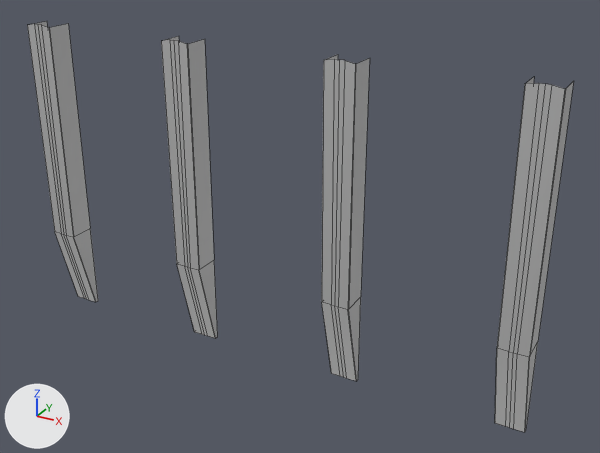
Renders of the FBX model Assets/SM_WM_ArchEnds.fbx from each side of a commit.
Camera for both pictures: a 50 mm camera at (39.7, 22.3, 117.7) aimed at (-5.2, 104.0, 76.9). The lights are fixed; the arrows at lower left show +X, +Y and +Z. Mesh edges are drawn as thin lines. Where no turn or scale is listed for an object, it has been applied to the vertices.

Script lines for the objects in view, before the commit:
```python
me_mesh = bpy.data.meshes.new('Mesh')
me_mesh.from_pydata(...)  # 120 vertices, 64 faces; spans x -34.1..34.1, y -1.7..1.7, z -20.6..20.6
me_mesh.materials.append(mat_lambert1)  # grey #bcbcbc
ob_sm_wm_archends = bpy.data.objects.new('SM_WM_ArchEnds', me_mesh)
ob_sm_wm_archends.location = (-9.3, 102.3, 78.0)
```
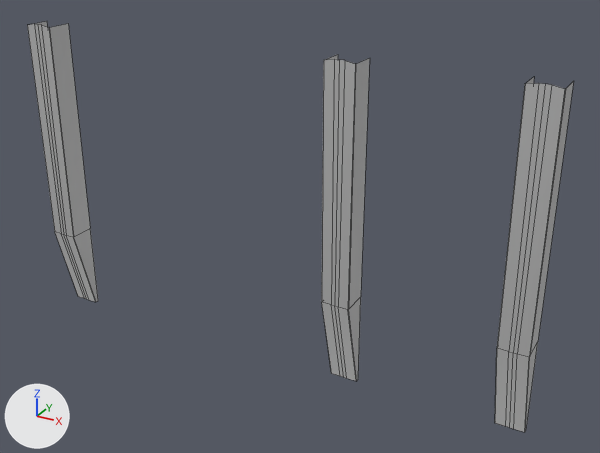
Commit message: Updated the arch ends file.

The change in detail:
me_mesh has 120 vertices, 64 faces and spans x -34.1..34.1, y -1.7..1.7, z -20.6..20.6.
me_mesh is used by ob_sm_wm_archends; location (-9.3, 102.3, 78.0).
me_mesh part 1: the loose piece of 15 vertices spanning x -12.6..-10.7, y -1.7..1.7, z -20.6..20.6 is deleted.
me_mesh part 2: the loose piece of 15 vertices spanning x -10.7..-8.8, y -1.7..1.7, z -20.6..20.6 is deleted.

Where the change shows, as pixel boxes (x1, y1, x2, y2) in the pictures (600 x 453 px):
part 1 of me_mesh, deleted: before (161, 36, 205, 335)
part 2 of me_mesh, deleted: before (174, 39, 218, 338)
